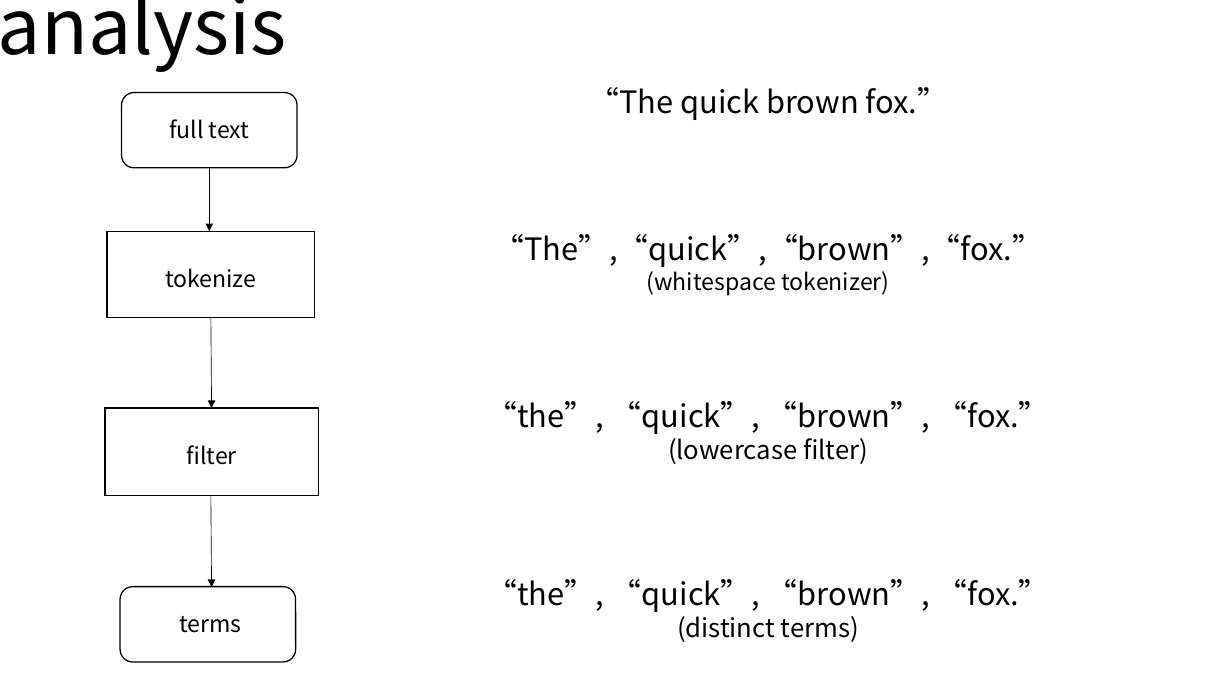
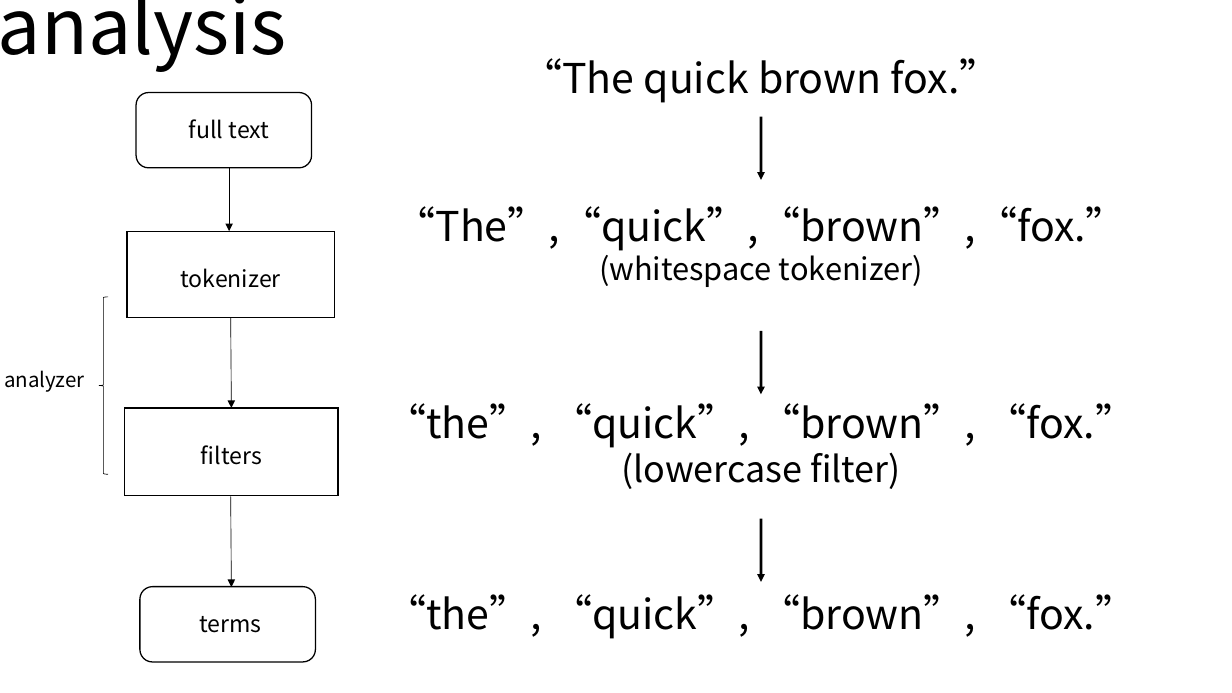
Before and after one commit to andypryor/start_your_search_engines, a slide deck: slide 8 of start_search_engines.pptx. Drawn at 1232x693 pixels with LibreOffice and Linux fonts; fonts in the diff are those of the drawing. Boxes give left, top, right and bottom in pixels: in the first picture for what was removed or moved away, otherwise in the second. Text is boxed around its words. In the diff, an @@ line names an element or a change of style, - is before the commit and + after.

```diff
--- a/start_search_engines.pptx
+++ b/start_search_engines.pptx
@@ text "“The quick brown fox.”": place and size @@
-text "“The quick brown fox.”" at [487, 87, 1050, 642]
+text "“The quick brown fox.”" at [385, 58, 1137, 639]
@@ text "“The quick brown fox.”" at [385, 58, 1137, 639]: size 24 to 32 pt in "“The quick brown fox.”", "“The”,“quick”,“brown”,“fox.”", "“the”, “quick”, “brown”, “fox.”", "“the”, “quick”, “brown”, “fox.”"; size 18 to 24 pt in "(whitespace tokenizer)"; size 20 to 28 pt in "(lowercase filter)" @@
@@ rounded rectangle: place and size @@
-rounded rectangle at [122, 92, 298, 168]
+rounded rectangle at [136, 92, 311, 168]
@@ arrow added from (762, 116) to (762, 180), #000000 2 pt @@
@@ text at [181, 268, 281, 288]: text changed @@
-tokenize
+tokenizer
@@ left brace added at [99, 297, 108, 474], outline #000000 0.5 pt @@
@@ arrow added from (762, 331) to (762, 395), #000000 2 pt @@
@@ text added at [4, 370, 84, 392], 16 pt, text #000000 @@
+analyzer
@@ text at [201, 445, 262, 465]: text changed @@
-filter
+filters
@@ 3 arrows, 2 texts, 2 rectangles, 1 rounded rectangle: place and size @@
-3 arrows, 2 texts, 2 rectangles, 1 rounded rectangle at [105, 119, 319, 663]
+3 arrows, 2 texts, 2 rectangles, 1 rounded rectangle at [125, 119, 338, 663]
@@ arrow added from (762, 518) to (762, 582), #000000 2 pt @@
@@ text at [677, 616, 859, 642]: paragraph removed @@
-(distinct terms)
```
Also in this commit, not shown: 11 other slides changed, 25 slides added, 5 slides removed, 15 other files.
